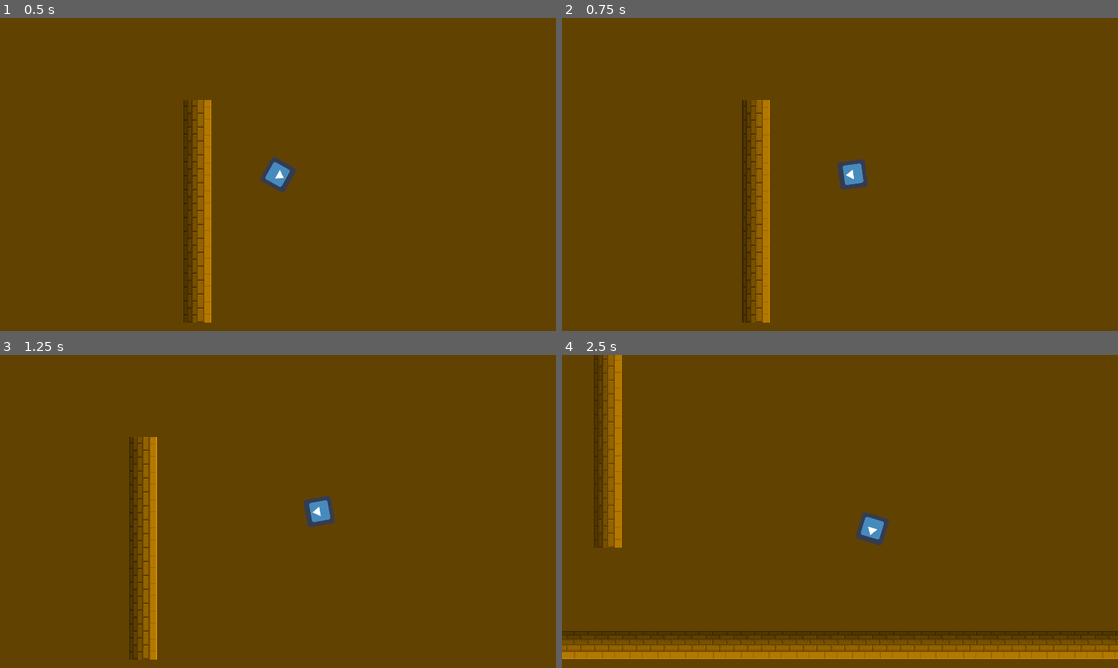
Above: before the commit, frames 1-4 (two rows, left to right).
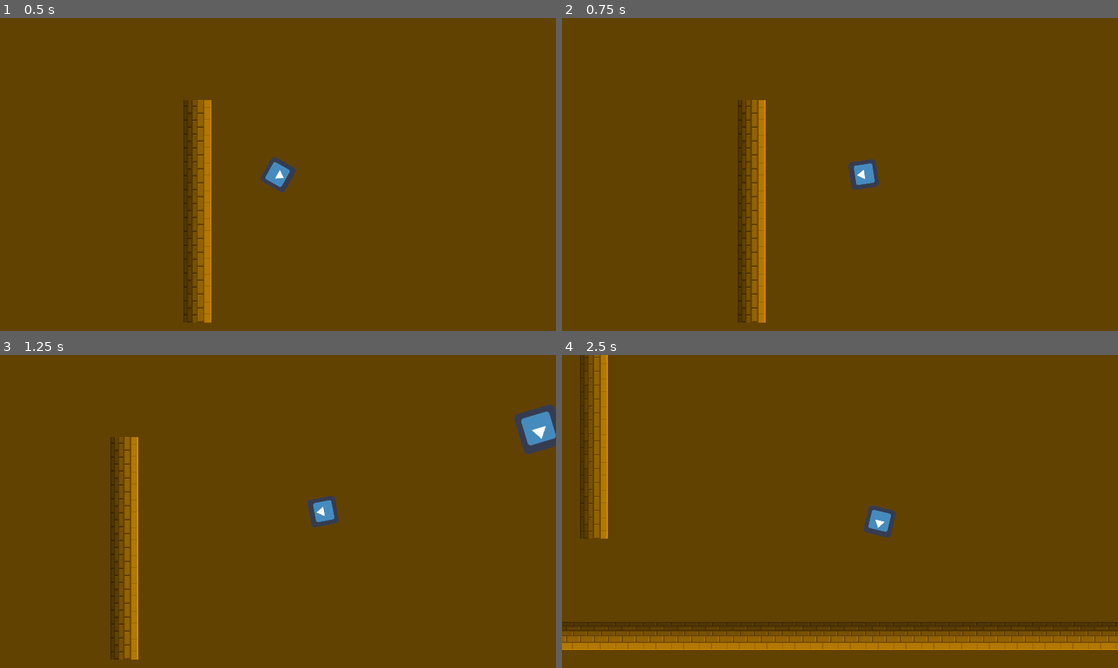
Above: after the commit, the same moments.

Repository: kinge880/GameJam
Game: Godot game, scene res://Word.tscn
The game is run twice, just before and just after one commit, with the same random seed, the same clock (stepped at 60 frames per second) and the same inputs. The engine's default icon, where the game draws it, is replaced by a stand-in: a white triangle on a blue panel in a dark square.
Inputs (mouse positions are in pixels of both pictures, inside the frame that each line leads up to):
- Up to frame 1 (0.5 s): no input
- Up to frame 2 (0.75 s): tap Enter at 0.5 s; move the mouse to (962, 158) at 0.52 s; hold D (ui_right) from 0.53 s (still down); hold Space (atk) from 0.53 s (still down)
- Up to frame 3 (1.25 s): keep holding D (ui_right); keep holding Space (atk)
- Up to frame 4 (2.5 s): move the mouse to (728, 527) at 1.27 s; release D (ui_right) at 1.28 s; release Space (atk) at 1.28 s; hold S (ui_down) 1.28-2.03 s; tap Space (atk) at 1.35 s; move the mouse to (895, 442) at 2.02 s; hold D (ui_right) from 2.03 s (still down); hold Space (atk) from 2.03 s (still down)

Frame 1 is identical in both runs. In frame 2, 3.1% of the frame differs, in the area x 31-57%, y 26-98%; in frame 3, 4.7%; in frame 4, 12%, in the area x 0-100%, y 0-98%.

Commit message:
Tween no inimigo.

Diff:
--- a/Enemy.tscn
+++ b/Enemy.tscn
@@ -16,7 +16,7 @@
 extents = Vector2( 23.7958, 23.698 )
 
 [sub_resource type="CircleShape2D" id=4]
-radius = 114.749
+radius = 200.0
 
 [node name="Enemy" type="Node2D"]
 script = ExtResource( 1 )
@@ -60,10 +60,11 @@
 shape = SubResource( 3 )
 
 [node name="Visibility" type="Area2D" parent="Path2D/PathFollow2D/Enemy"]
-editor/display_folded = true
 
 [node name="CollisionShape2D2" type="CollisionShape2D" parent="Path2D/PathFollow2D/Enemy/Visibility"]
 shape = SubResource( 4 )
+
+[node name="Tween" type="Tween" parent="Path2D/PathFollow2D/Enemy"]
 [connection signal="body_entered" from="AreaMove" to="Path2D/PathFollow2D/Enemy" method="_on_AreaMove_body_entered"]
 [connection signal="body_exited" from="AreaMove" to="Path2D/PathFollow2D/Enemy" method="_on_AreaMove_body_exited"]
 [connection signal="kill" from="Path2D/PathFollow2D/Enemy" to="." method="_on_Enemy_kill"]
--- a/Script/Enemy.gd
+++ b/Script/Enemy.gd
@@ -1,6 +1,8 @@
 extends KinematicBody2D
 
 export var speed = 50
+export var max_speed = 200
+var chase_speed = 0
 onready var raycast = $RayCast2D
 #instancia do player, começando como null
 var player = null
@@ -19,8 +21,8 @@
 var motion = Vector2()
 var is_original_position = true
 
-export var acc = 0.1
-export var dec = 0.05
+onready var tween = get_node("Tween")
+var stop_counter = 1
 
 func _ready():
 	add_to_group("enemy")
@@ -36,14 +38,22 @@
 
 	#se o player estiver dentro das duas áreas circulares, ativar
 	if player_inside_area and player_is_visible and is_player:
+		stop_counter -= delta
 		#vetor 2 que recebe  a posição do player - posição do enemy
 		var to_player = player.global_position - global_position
 		#evitar movimento duplo com o dobro da velocidade
 		to_player = to_player.normalized()
 		#provavelmente irei mudar depois, aqui é para direcionar ray cast do enemy na direção do player, mas irei mudar quando adicionar os psirtes
 		global_rotation = atan2(to_player.y, to_player.x)
-		move_and_collide(to_player * (speed*2) * delta)
-		is_original_position = false
+		if stop_counter <= 0:
+			#tween.stop_all()
+			if !tween.is_active():
+				tween.interpolate_property($".", "chase_speed", null, max_speed, 2, Tween.TRANS_EXPO, Tween.EASE_IN)
+				tween.start()
+			move_and_collide(to_player * chase_speed * delta)
+			is_original_position = false
+	else:
+		stop_counter = 1
 	if state == 1:
 		#igual ao anterior só que pegando a posição inicial do enemy
 		var to_origin = enemy_position - global_position
--- a/Script/Player.gd
+++ b/Script/Player.gd
@@ -4,7 +4,7 @@
 var motion = Vector2()
 onready var raycast = $RayCast2D
 
-export var acc = 0.1
+export var acc = 0.5
 export var dec = 0.05
 
 func _ready():
@@ -13,13 +13,9 @@
 	get_tree().call_group("enemy", "_set_player", self)
 
 func _process(delta):
-	#motion = Vector2()
 	var movedir = Vector2()
 	look_at(get_global_mouse_position())
-	#var look_mouse = get_global_mouse_position() - global_position
 
-	#Movimentos basicos, fiz 3 deles pq to na duvida de qual fica melhor, escolhemos dps
-	#movimentação de teste 1
 	if Input.is_action_pressed("ui_down"):
 		movedir += Vector2(0, 1)
 	if Input.is_action_pressed("ui_up"):
@@ -30,15 +26,11 @@
 		movedir += Vector2(1, 0)
 
 	if movedir != Vector2():
-		motion = motion.linear_interpolate(movedir, acc)
+		motion = motion.linear_interpolate(movedir.normalized(), acc)
 	else:
 		motion = motion.linear_interpolate(Vector2(), dec)
 
-	#motion = motion.normalized() * speed
-
-	#move_and_collide(motion * delta * speed)
 	move_and_slide(motion * speed)
-	#position += motion * delta * speed
 
 	#atacar, podemos modificar aqui pra fazer do jeito que preferimos, deixei assim de inicio pra ter uma base
 	if Input.is_action_pressed("atk"):
--- a/Word.tscn
+++ b/Word.tscn
@@ -231,8 +231,6 @@
 position = Vector2( 396.752, 245.946 )
 
 [node name="EnemyNode" parent="." instance=ExtResource( 3 )]
-editor/display_folded = true
-visible = false
 position = Vector2( 678.667, 293.14 )
 
 [node name="Navigation2D" type="Navigation2D" parent="."]
